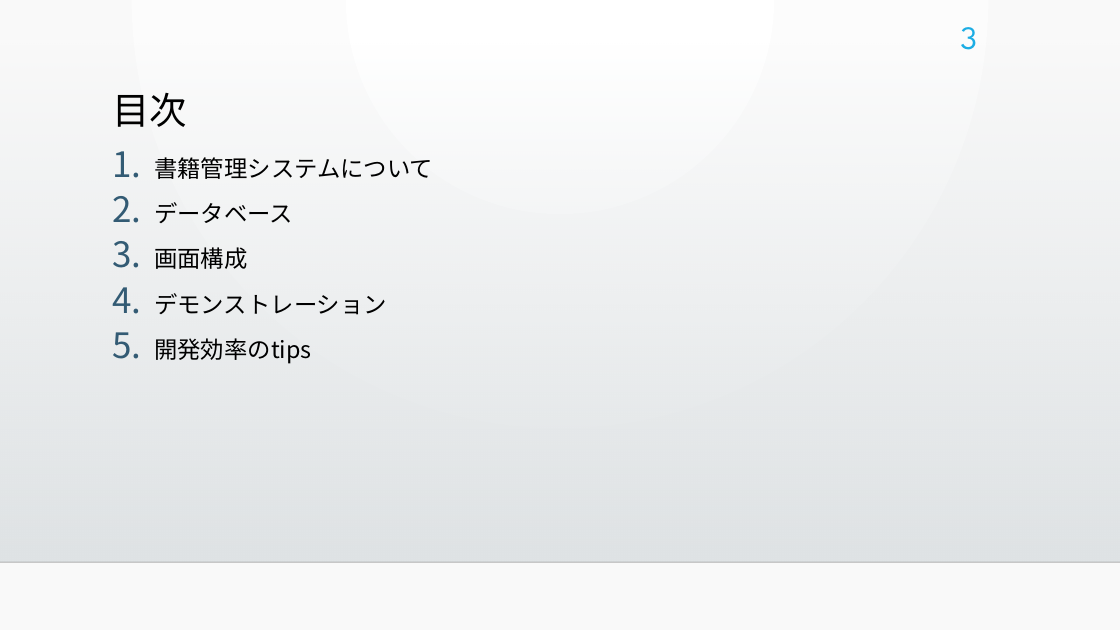
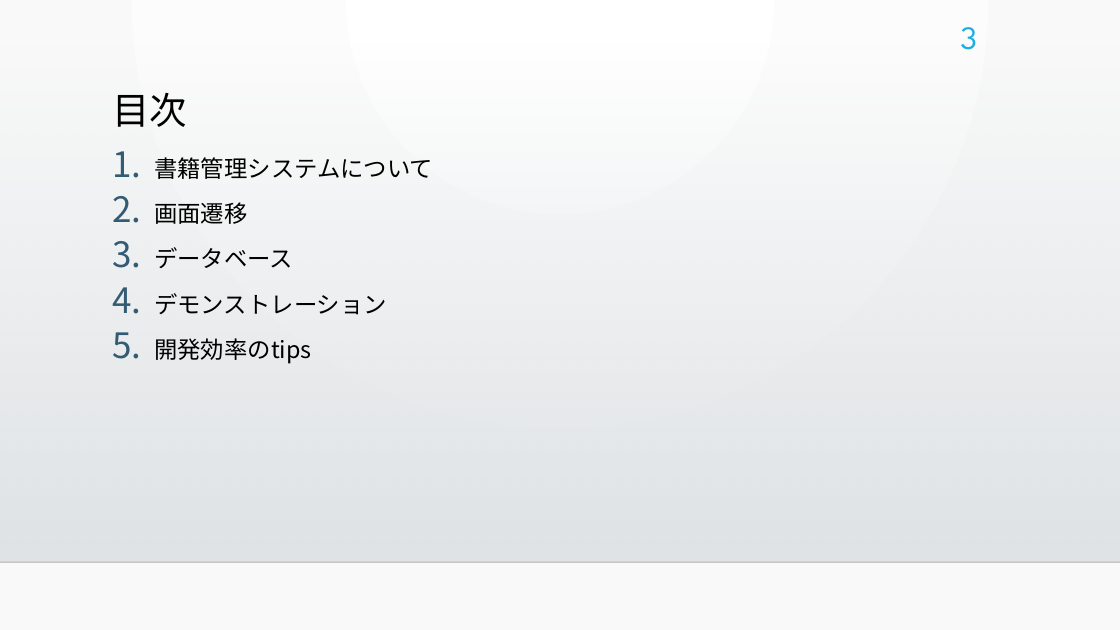
Before and after one commit to bicity2/ICT_GP, a slide deck: slide 3 of 00_参照ファイル/10_管理/書籍管理システム.pptx. Drawn at 1120x630 pixels with LibreOffice and Linux fonts; fonts in the diff are those of the drawing; background and template pictures are left out. Boxes give left, top, right and bottom in pixels: in the first picture for what was removed or moved away, otherwise in the second. Text is boxed around its words. In the diff, an @@ line names an element or a change of style, - is before the commit and + after.

```diff
--- a/00_参照ファイル/10_管理/書籍管理システム.pptx
+++ b/00_参照ファイル/10_管理/書籍管理システム.pptx
@@ text at [154,202,247,224]: paragraph added @@
+2. 画面遷移
@@ text at [154,247,247,269]: paragraph removed @@
-3. 画面構成
```
Also in this commit, not shown: 4 other slides changed, 5 slides added, 1 slide removed.
